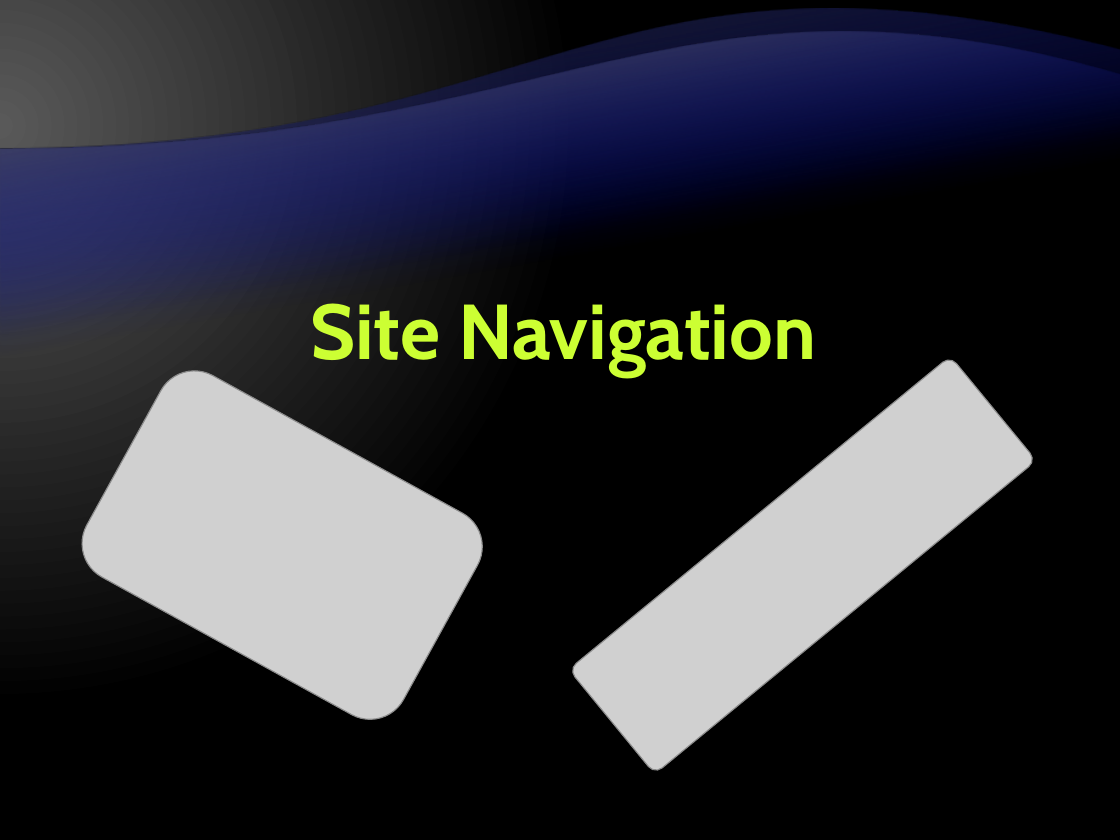
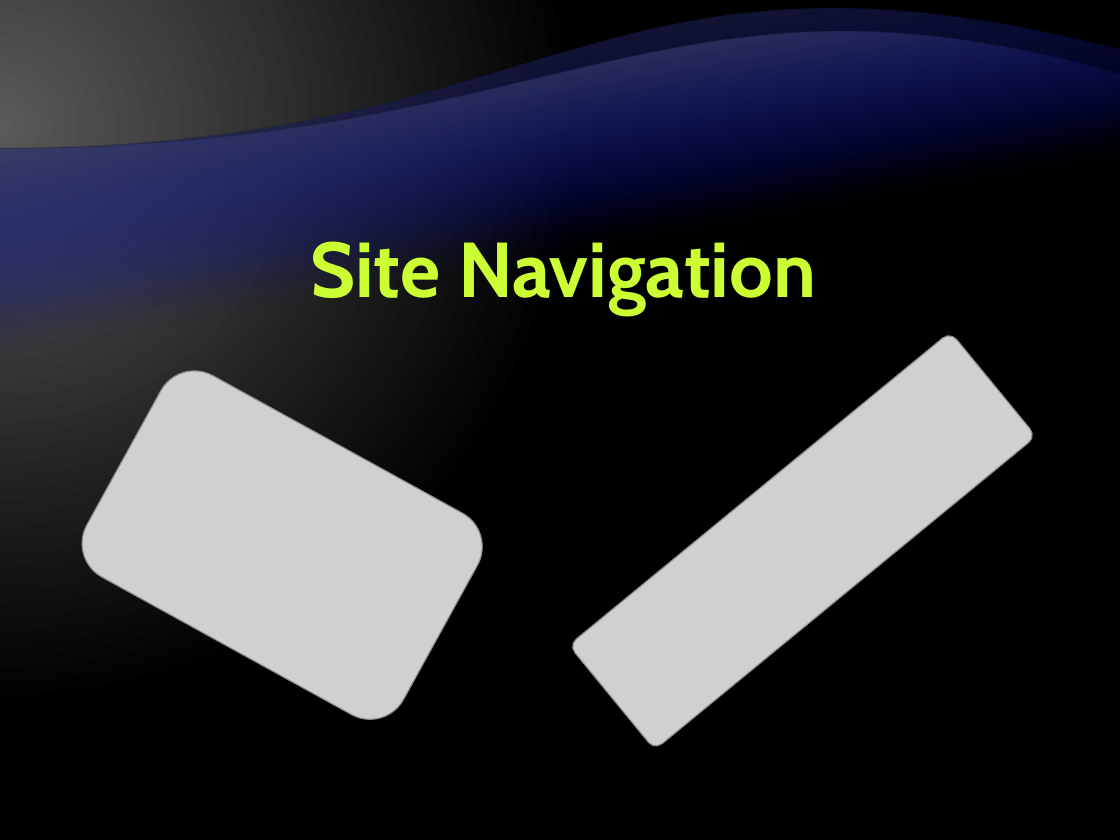
Before and after one commit to Graveheart/aspnetcourse, a slide deck: slide 22 of 2010/lectures/11. User-Controls-and-Master-Pages.pptx. Drawn at 1120x840 pixels with LibreOffice and Linux fonts; fonts in the diff are those of the drawing; grey boxes stand for pictures; background and template pictures are left out. Boxes give left, top, right and bottom in pixels: in the first picture for what was removed or moved away, otherwise in the second. Text is boxed around its words. In the diff, an @@ line names an element or a change of style, - is before the commit and + after.

```diff
--- a/2010/lectures/11. User-Controls-and-Master-Pages.pptx
+++ b/2010/lectures/11. User-Controls-and-Master-Pages.pptx
@@ title "Site Navigation": place and size @@
-title "Site Navigation" at box(311, 303, 816, 377)
+title "Site Navigation" at box(311, 241, 816, 315)
@@ picture: place and size @@
-picture at box(569, 356, 1036, 774)
+picture at box(569, 331, 1036, 750)
```
Also in this commit, not shown: 4 other slides changed, 1 other file.
